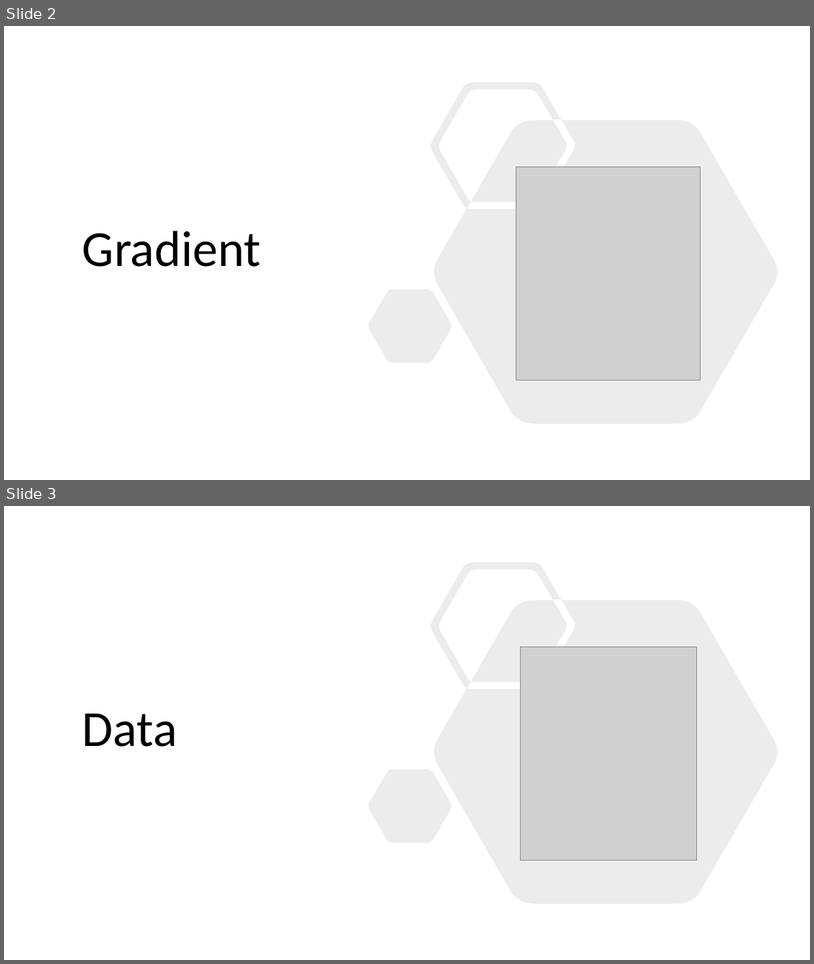
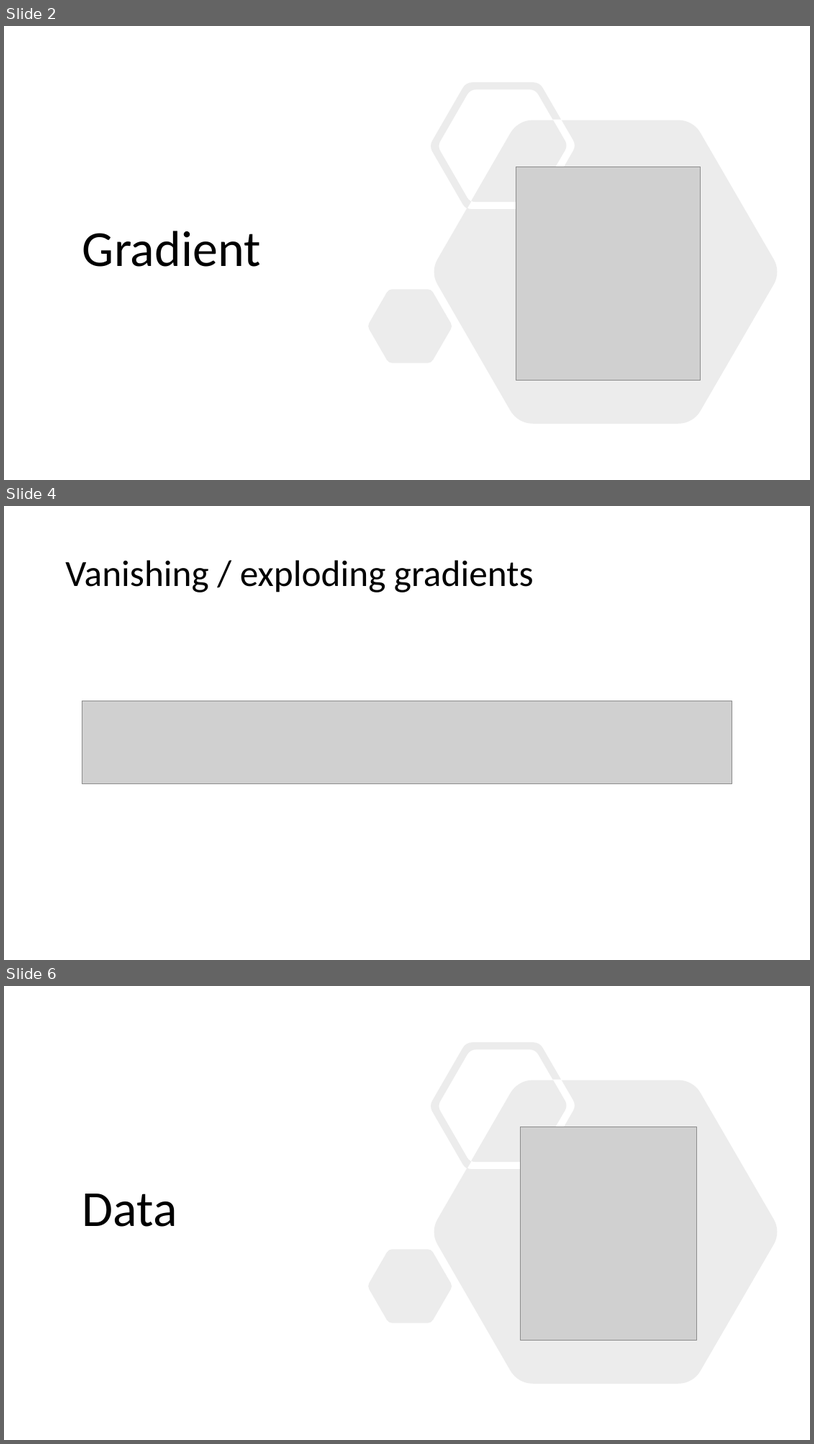
Before and after one commit to MICS-Lab/DeepLearningCourse, a slide deck: Slides_6.pptx. Shown one above the other, each under a label of ours: slides 2 and 3 before the commit, slides 2, 4 and 6 after it; the slides between them are not shown. The pictures are 814x964 and 814x1444 pixels, drawn with LibreOffice and Linux fonts; fonts in the diff are those of the drawing; grey boxes stand for pictures. Boxes give left, top, right and bottom in pixels: in the first picture for what was removed or moved away, otherwise in the second. Text is boxed around its words. In the diff, an @@ line names an element or a change of style, - is before the commit and + after.

```diff
--- a/Slides_6.pptx
+++ b/Slides_6.pptx
@@ slide 4 added at <box>4,506,810,960</box>, background #FFFFFF @@
@@ title added at <box>65,560,534,592</box>, 44 pt, text #000000 @@
+Vanishing / exploding gradients
@@ picture added at <box>82,701,732,784</box> @@
@@ what was slide 3 is now slide 6 @@
```
Also in this commit, not shown: 2 other slides added, 6 other files.
